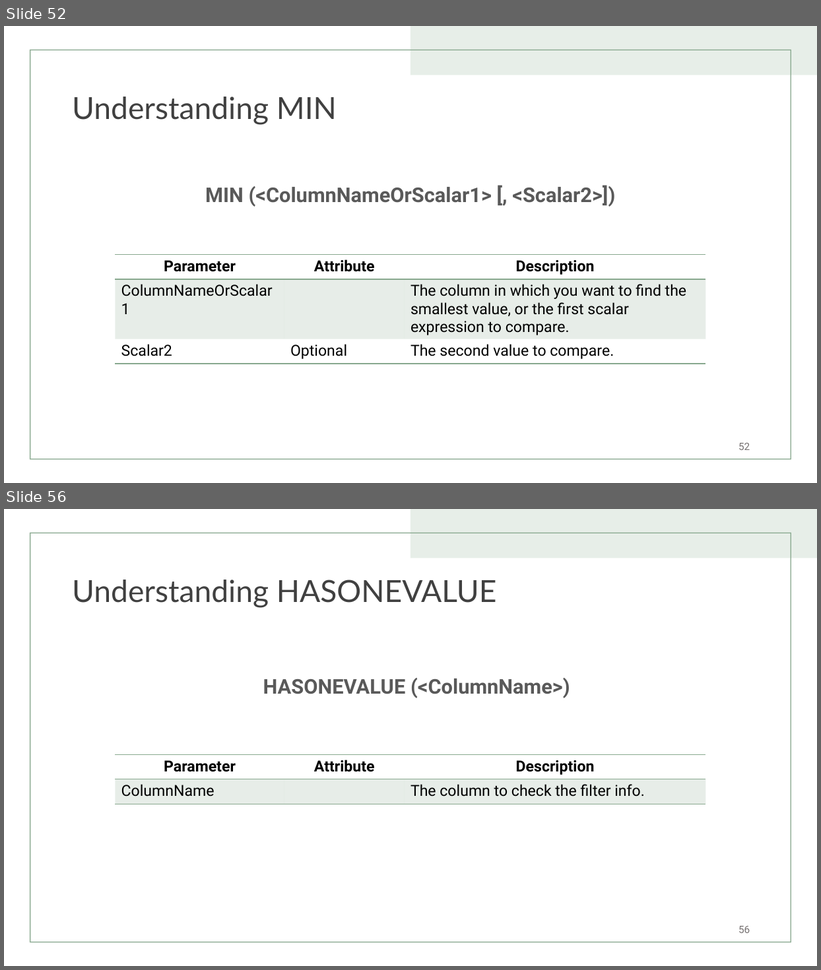
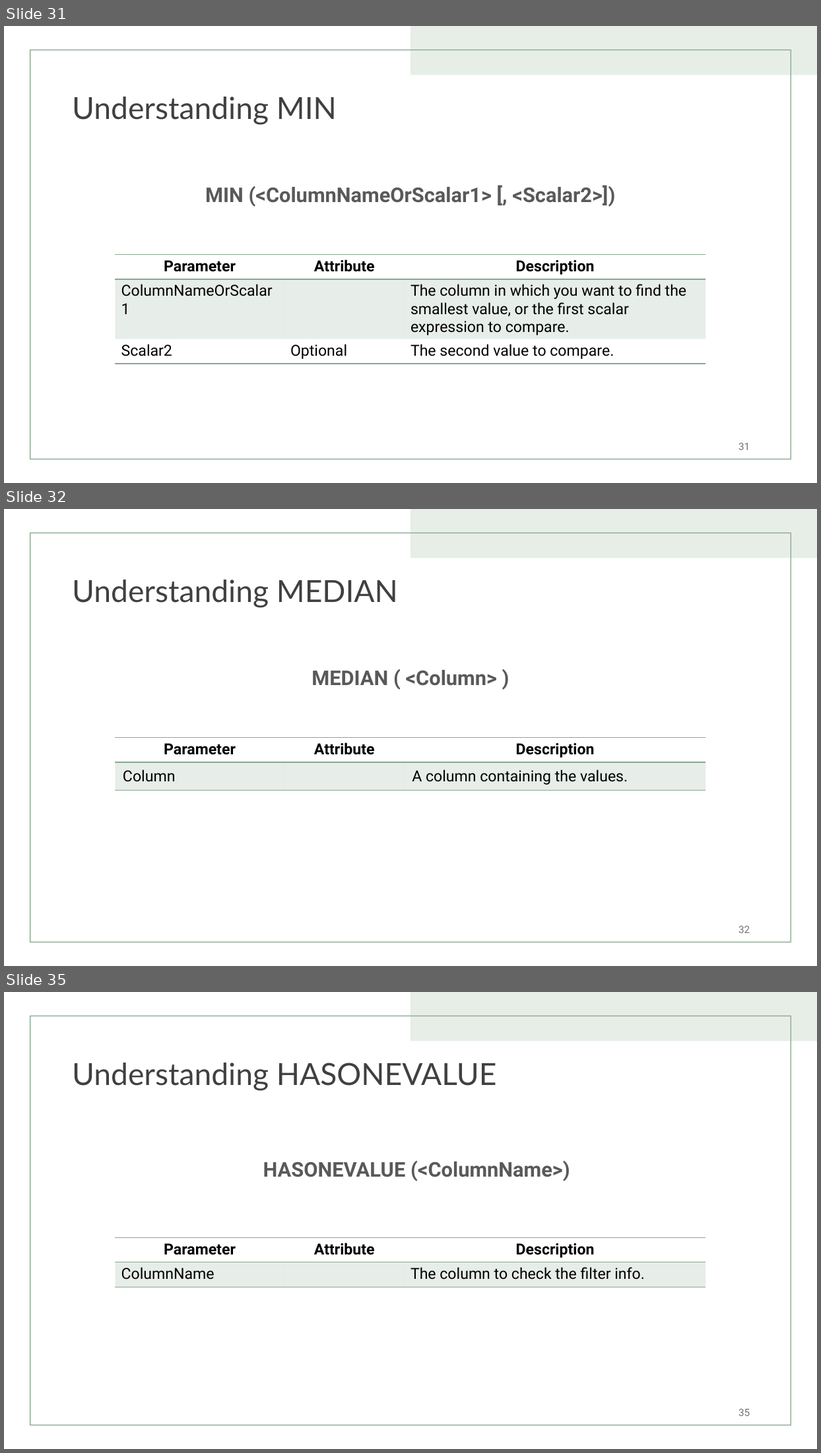
Before and after one commit to TizCloud/DAX-in-A-Day, a slide deck: Data Analysis Expression (DAX) for Power BI - Update.pptx. Shown one above the other, each under a label of ours: slides 52 and 56 before the commit, slides 31, 32 and 35 after it; the slides between them are not shown. The pictures are 821x970 and 821x1453 pixels, drawn with LibreOffice and Linux fonts; fonts in the diff are those of the drawing. Boxes give left, top, right and bottom in pixels: in the first picture for what was removed or moved away, otherwise in the second. Text is boxed around its words. In the diff, an @@ line names an element or a change of style, - is before the commit and + after.

```diff
--- a/Data Analysis Expression (DAX) for Power BI - Update.pptx
+++ b/Data Analysis Expression (DAX) for Power BI - Update.pptx
@@ slide 32 added at bbox=[4, 509, 817, 966], background #FFFFFF; not listed: 2 template elements that a slide beside it also shows @@
@@ title added at bbox=[72, 580, 398, 608], 36 pt, text #404040 @@
+Understanding MEDIAN
@@ text added at bbox=[312, 670, 497, 686], 24 pt, text #595959, bold @@
+MEDIAN ( <Column> )
@@ table added at bbox=[115, 738, 706, 791], 2 rows, 3 columns @@
+Parameter | Attribute | Description
+Column |  | A column containing the values.
@@ page number added at bbox=[739, 926, 750, 933], 12 pt, text #767171 @@
+32
@@ what was slide 52 is now slide 31 @@
@@ page number at bbox=[739, 443, 750, 450]: text changed @@
-52
+31
@@ what was slide 56 is now slide 35 @@
@@ page number at bbox=[739, 1409, 750, 1416]: text changed @@
-56
+35
```
Also in this commit, not shown: 6 slides changed, 4 other slides added, 29 slides removed.
